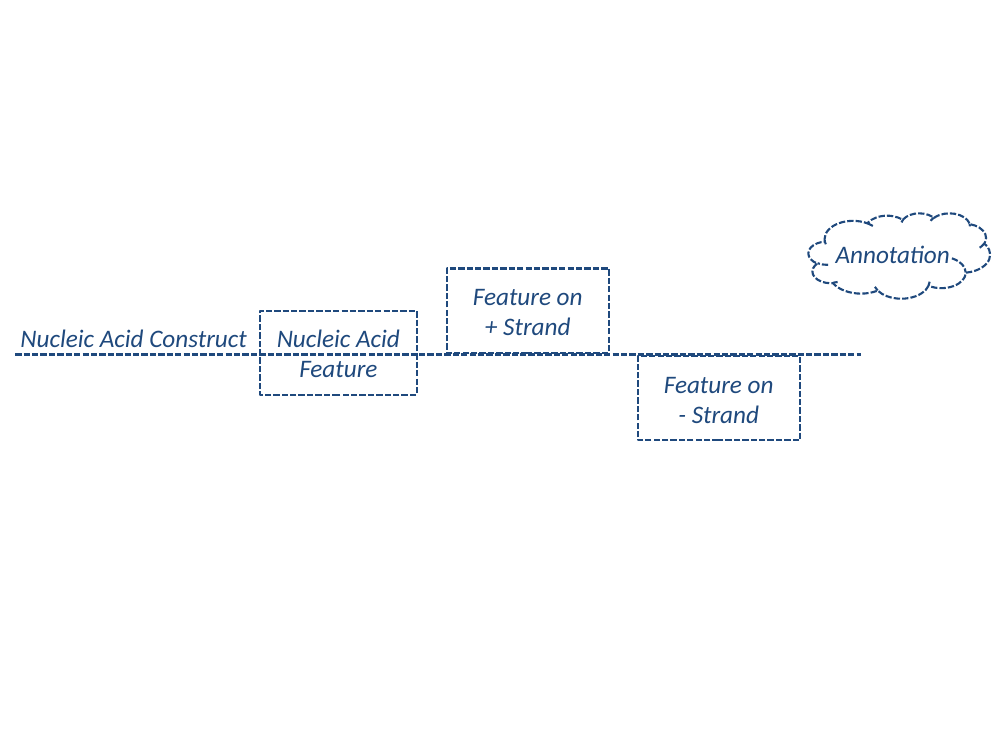
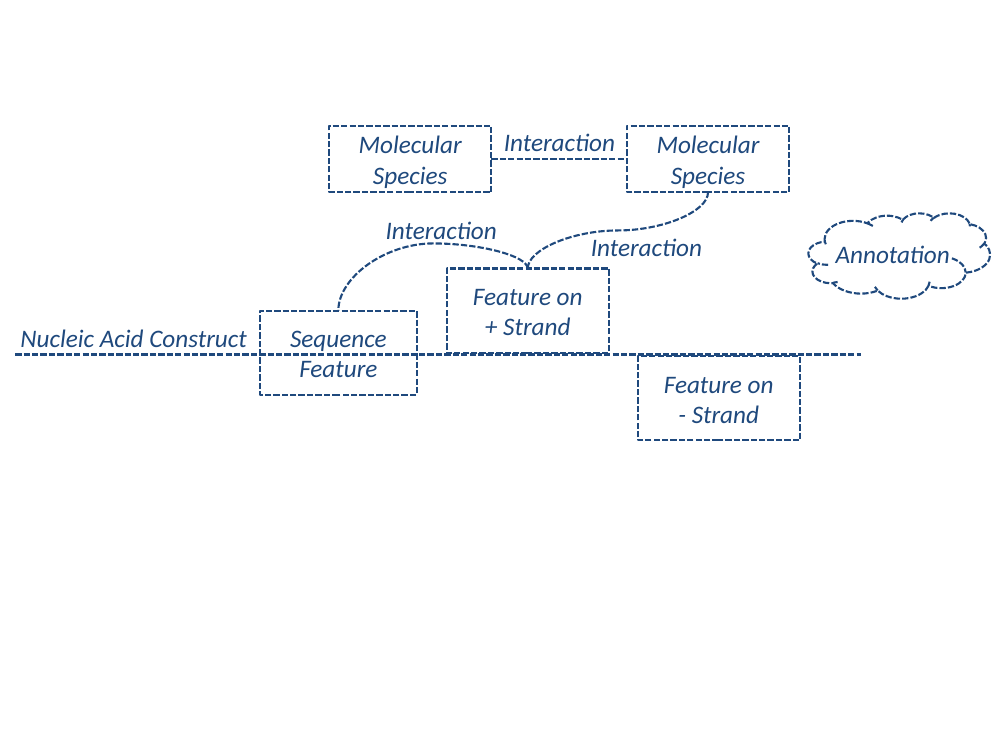
Before and after one commit to SynBioDex/SBOL-visual, a slide deck: slide 2 of specification/imgsrc/sbolv_general.pptx. Drawn at 1008x756 pixels with LibreOffice and Linux fonts; fonts in the diff are those of the drawing. Boxes give left, top, right and bottom in pixels: in the first picture for what was removed or moved away, otherwise in the second. Text is boxed around its words. In the diff, an @@ line names an element or a change of style, - is before the commit and + after.

```diff
--- a/specification/imgsrc/sbolv_general.pptx
+++ b/specification/imgsrc/sbolv_general.pptx
@@ rectangle added at (330,126,492,193), outline #1F497D 1.5 pt dashed, 18 pt, text #1F497D, italic @@
+Molecular Species
@@ text added at (504,133,615,151), 18 pt, text #1F497D, italic @@
+Interaction
@@ rectangle added at (627,126,789,193), outline #1F497D 1.5 pt dashed, 18 pt, text #1F497D, italic @@
+Molecular Species
@@ line added from (491, 159) to (627, 159), #1F497D 1.5 pt dashed @@
@@ curved line added from (528, 268) to (708, 193), #1F497D 1.5 pt dashed @@
@@ text added at (386,221,497,245), 18 pt, text #1F497D, italic @@
+Interaction
@@ text added at (591,238,702,256), 18 pt, text #1F497D, italic @@
+Interaction
@@ curved line added from (528, 268) to (339, 310), #1F497D 1.5 pt dashed @@
@@ text in rectangle at (290,330,387,377): text changed @@
-Nucleic Acid Feature
+Sequence Feature
```
Also in this commit, not shown: 1 other slide changed, 19 other files.
